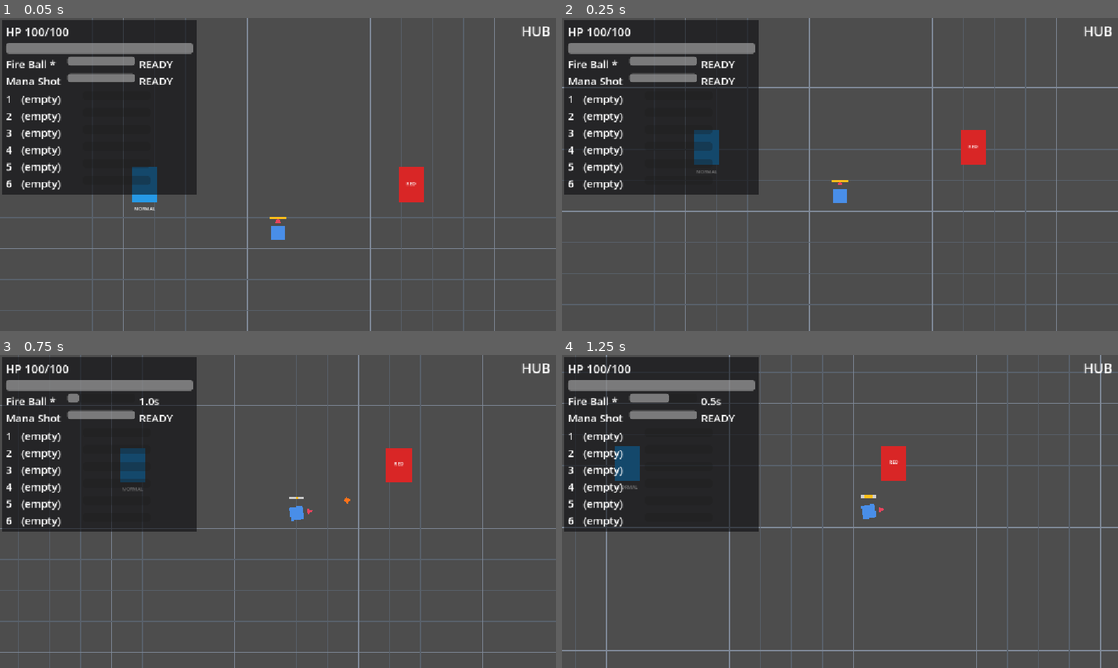
Above: before the commit, frames 1-4 (two rows, left to right).
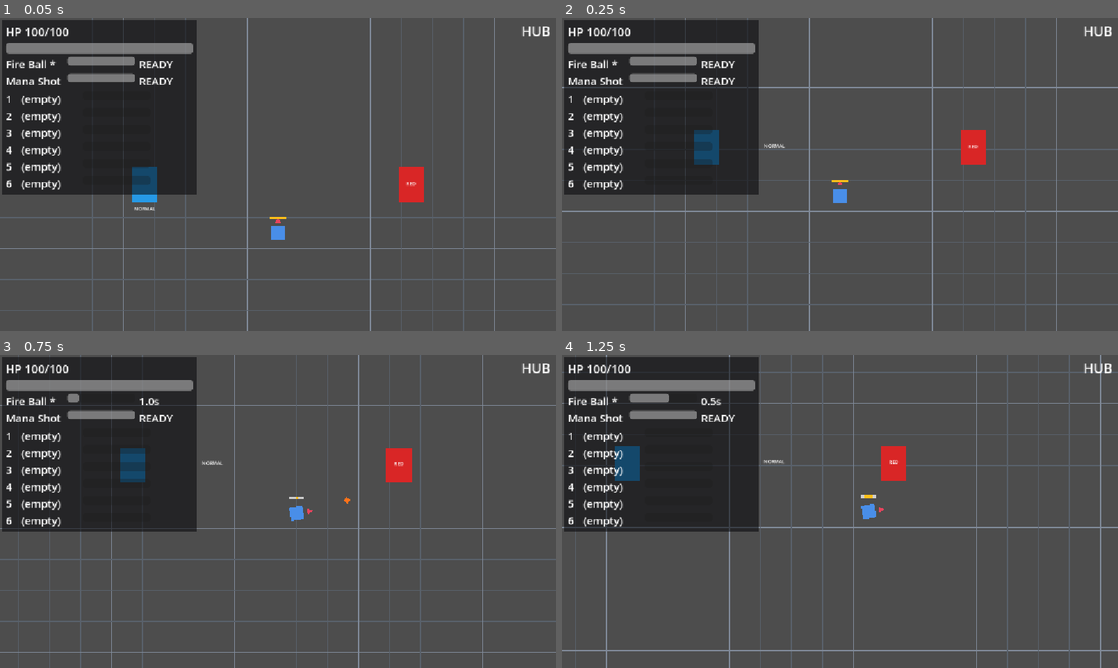
Above: after the commit, the same moments.

Repository: BestestGameStudio/gangU
Game: Godot game, scene res://scenes/main.tscn
Same seed, same stepped clock (60 frames per second), same inputs: the game is played once before the commit and once after it.
Inputs (mouse positions are in pixels of both pictures, inside the frame that each line leads up to):
- Up to frame 1 (0.05 s): no input
- Up to frame 2 (0.25 s): no input
- Up to frame 3 (0.75 s): tap Enter at 0.5 s; move the mouse to (400, 495) at 0.52 s; hold D (move_right) from 0.53 s (still down); hold Space (cast) from 0.53 s (still down)
- Up to frame 4 (1.25 s): keep holding D (move_right); keep holding Space (cast)

Frame 1 is identical in both runs. In frame 2, less than 0.1% of the frame differs, in the area x 24-41%, y 40-50%; in frame 3, less than 0.1%, in the area x 22-41%, y 33-44%; in frame 4, less than 0.1%.

Commit message:
#50 revision: plate-edge RIGHT/BELOW escapes, no inside-plate fallback when an edge fits

Diff:
--- a/scripts/gate.gd
+++ b/scripts/gate.gd
@@ -78,10 +78,27 @@
 			chosen = tl
 			found = true
 			break
+	if not found and reserved.get_area() > 0.0:
+		# Plate-edge escapes, tried only after every adjacent candidate
+		# failed: right of the plate at the gate's own row, below the plate
+		# at the gate's own column. A clamped edge placement is accepted only
+		# when it stays clear of the plate - an inside-plate placement is
+		# never chosen while an edge placement fits the viewport.
+		var edge_candidates := [
+			Vector2(reserved.end.x + LABEL_GAP, gate_screen.y - label_size.y / 2.0),
+			Vector2(gate_screen.x - label_size.x / 2.0, reserved.end.y + LABEL_GAP),
+		]
+		for tl in edge_candidates:
+			var cl: Vector2 = tl.clamp(Vector2.ZERO, view_size - label_size)
+			if not Rect2(cl, label_size).intersects(reserved):
+				chosen = cl
+				found = true
+				break
 	if not found:
-		# No candidate fully fits: clamp the below-gate placement into the
-		# viewport; the plate overlap is then unavoidable (pathological
-		# viewport) but the label stays readable and tied to its gate.
+		# Every viewport-fitting placement intersects the plate (reserved zone
+		# plus label larger than the viewport allows). Keep the label below
+		# its own gate, clamped inside the viewport: readable on the plate
+		# backing, still tied to its gate.
 		chosen = candidates[1].clamp(Vector2.ZERO, view_size - label_size)
 	var world_tl: Vector2 = canvas.affine_inverse() * chosen
 	_type_label.position = world_tl - global_position
